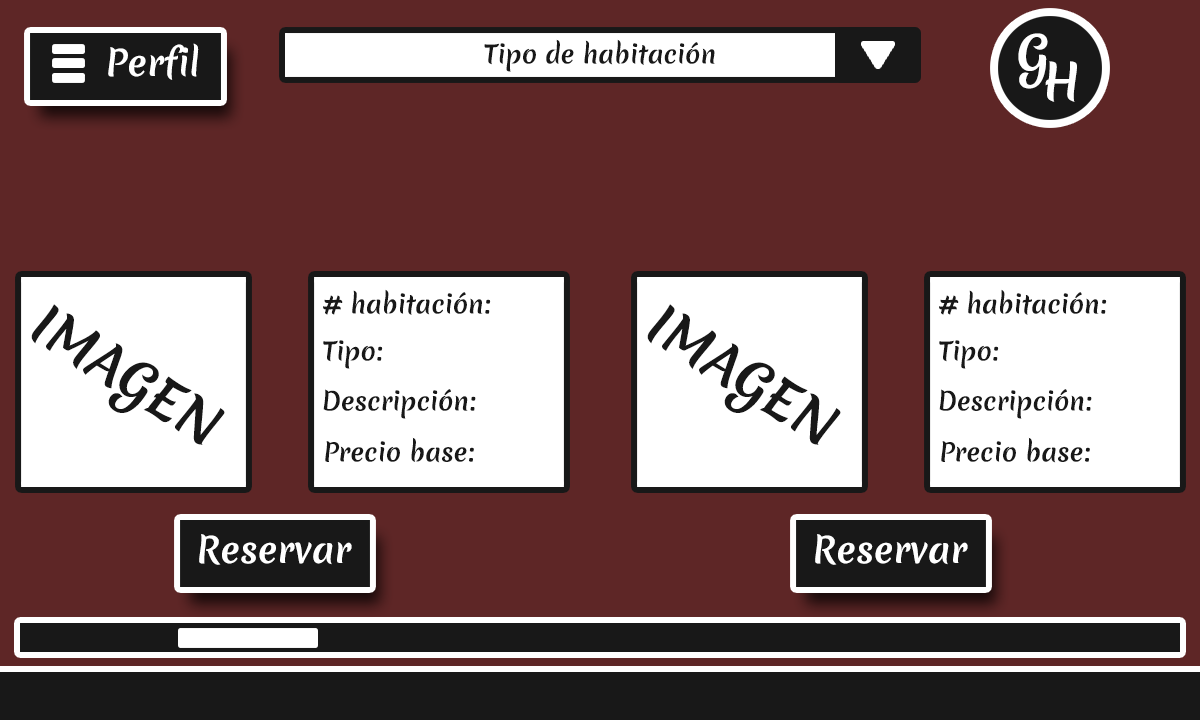
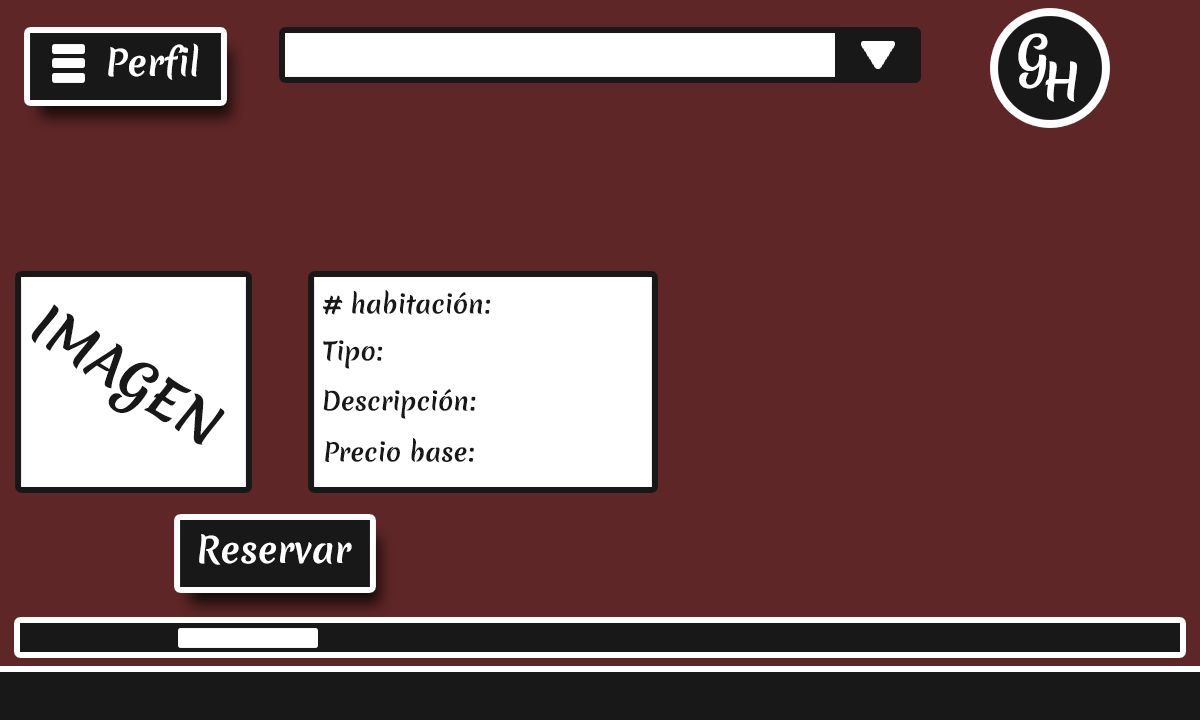
Comparing the layer stacks of the two 1200px x 720px images. Changes:
removed group "Reservate 2" (2 layers) from group "Reservate" over [796,520,986,587]
removed layer "Reservar" (1st of 2, in "Buttons" › "Reservate" › "Reservate 2") from group "Reservate 2" over [815,534,968,565]
removed layer "Profile" (1st of 4, in "Buttons" › "Reservate" › "Reservate 2") from group "Reservate 2" over [796,520,986,587]
hid "Tipo de habitación" over [484,39,715,72]
removed group "Room 2" (1st of 2, in "Panels" › "Room Info") (5 layers) from group "Room Info" over [930,277,1180,487]
removed layer "Precio base:" (1st of 2, in "Panels" › "Room Info" › "Room 2") from group "Room 2" over [941,437,1090,463]
removed layer "Descripción:" (1st of 2, in "Panels" › "Room Info" › "Room 2") from group "Room 2" over [939,389,1092,419]
removed layer "Tipo:" (1st of 2, in "Panels" › "Room Info" › "Room 2") from group "Room 2" over [939,340,999,369]
removed layer "# habitación:" (1st of 2, in "Panels" › "Room Info" › "Room 2") from group "Room 2" over [939,289,1107,315]
removed layer "Info Panel" (2nd of 2, in "Panels" › "Room Info" › "Room 1") from group "Room 1" over [314,277,564,487]
moved "Info Panel" (in "Panels" › "Room Info") into group "Room Info", painted on it over [314,277,1180,487]
removed group "Room 1" (1st of 2, in "Panels" › "Room Info") (5 layers) from group "Room Info" over [314,277,564,487]
removed group "Room 2" (2nd of 2, in "Panels" › "Photos") (2 layers) from group "Photos" over [637,277,862,487]
removed layer "IMAGEN" (1st of 2, in "Panels" › "Photos" › "Room 2") from group "Room 2" over [647,304,841,445]
removed layer "Photo Panel" (1st of 2, in "Panels" › "Photos" › "Room 2") from group "Room 2" over [637,277,862,487]
